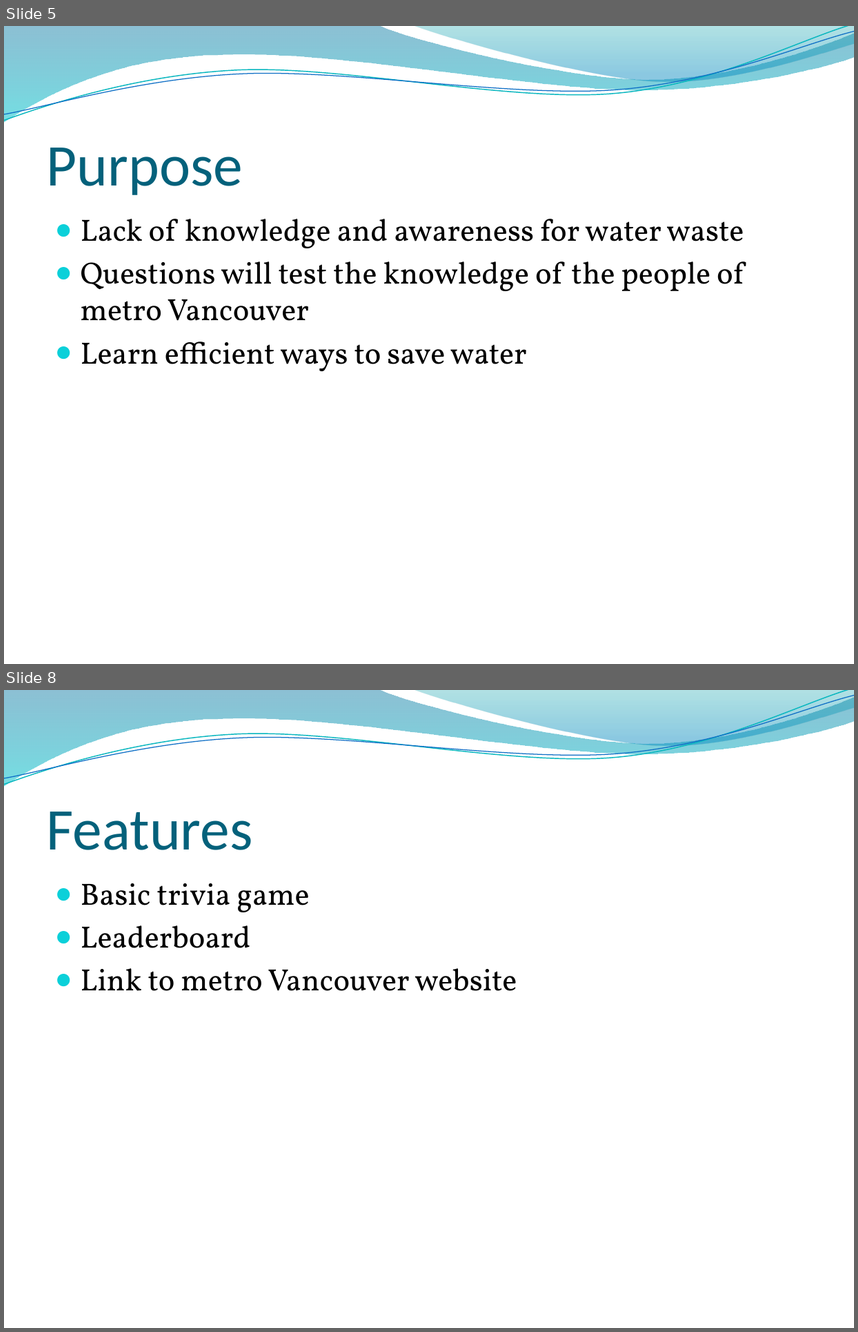
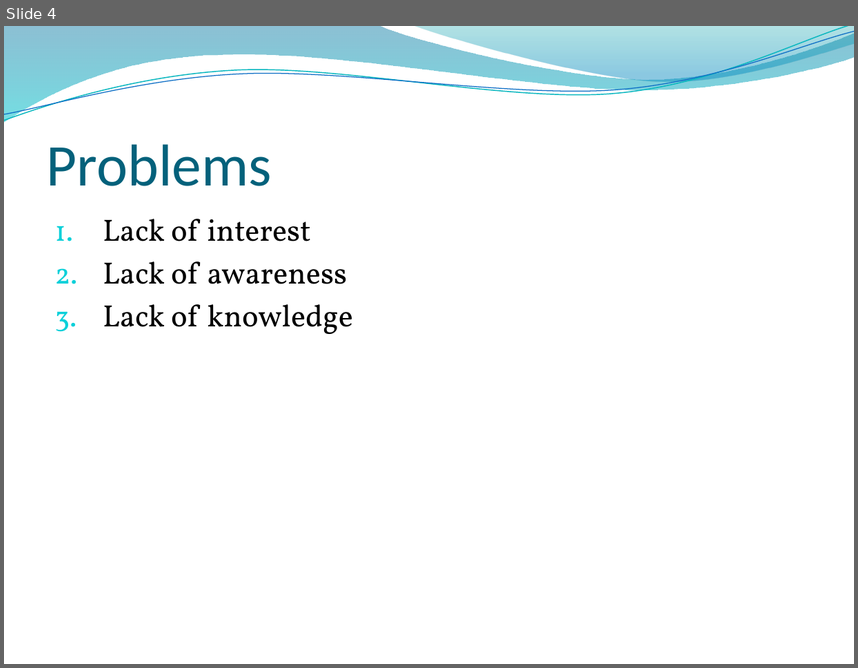
Before and after one commit to HarmanbirD/WaterQwiz, a slide deck: Wasted Water Quiz.pptx. Shown one above the other, each under a label of ours: slides 5 and 8 before the commit, slide 4 after it; the slides between them are not shown. The pictures are 858x1332 and 858x668 pixels, drawn with LibreOffice and Linux fonts; fonts in the diff are those of the drawing; background and template pictures are left out. Boxes give left, top, right and bottom in pixels: in the first picture for what was removed or moved away, otherwise in the second. Text is boxed around its words. In the diff, an @@ line names an element or a change of style, - is before the commit and + after.

```diff
--- a/Wasted Water Quiz.pptx
+++ b/Wasted Water Quiz.pptx
@@ slide 8 removed at bbox=[4, 690, 854, 1328], background picture (left out); not listed: 4 template elements that a slide beside it also shows @@
@@ title removed at bbox=[47, 811, 253, 850] @@
-Features
@@ text removed at bbox=[81, 883, 517, 991] @@
-● Basic trivia game
-● Leaderboard
-● Link to metro Vancouver website
@@ what was slide 5 is now slide 4 @@
@@ slide 4 changed as well @@
@@ title at bbox=[47, 144, 272, 186]: text changed @@
-Purpose
+Problems
@@ text at bbox=[103, 219, 353, 334]: text changed @@
-● Lack of knowledge and awareness for water waste
-● Questions will test the knowledge of the people of metro Vancouver
-● Learn efficient ways to save water
+1. Lack of interest
+2. Lack of awareness
+3. Lack of knowledge
```
Also in this commit, not shown: 6 other slides changed, 2 slides added, 2 other slides removed, 2 other files.
